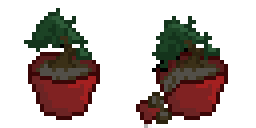
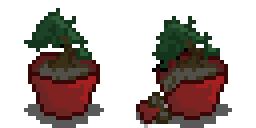
Layer changes from the first 256 x 128 image to the second:
renamed "Lager 3" to "Plant", moved it above "Shadow", painted on it over [24, 104, 228, 128]
renamed "Lager 4" to "Shadow", opacity 100% → 65%, painted on it over [24, 104, 232, 128]
